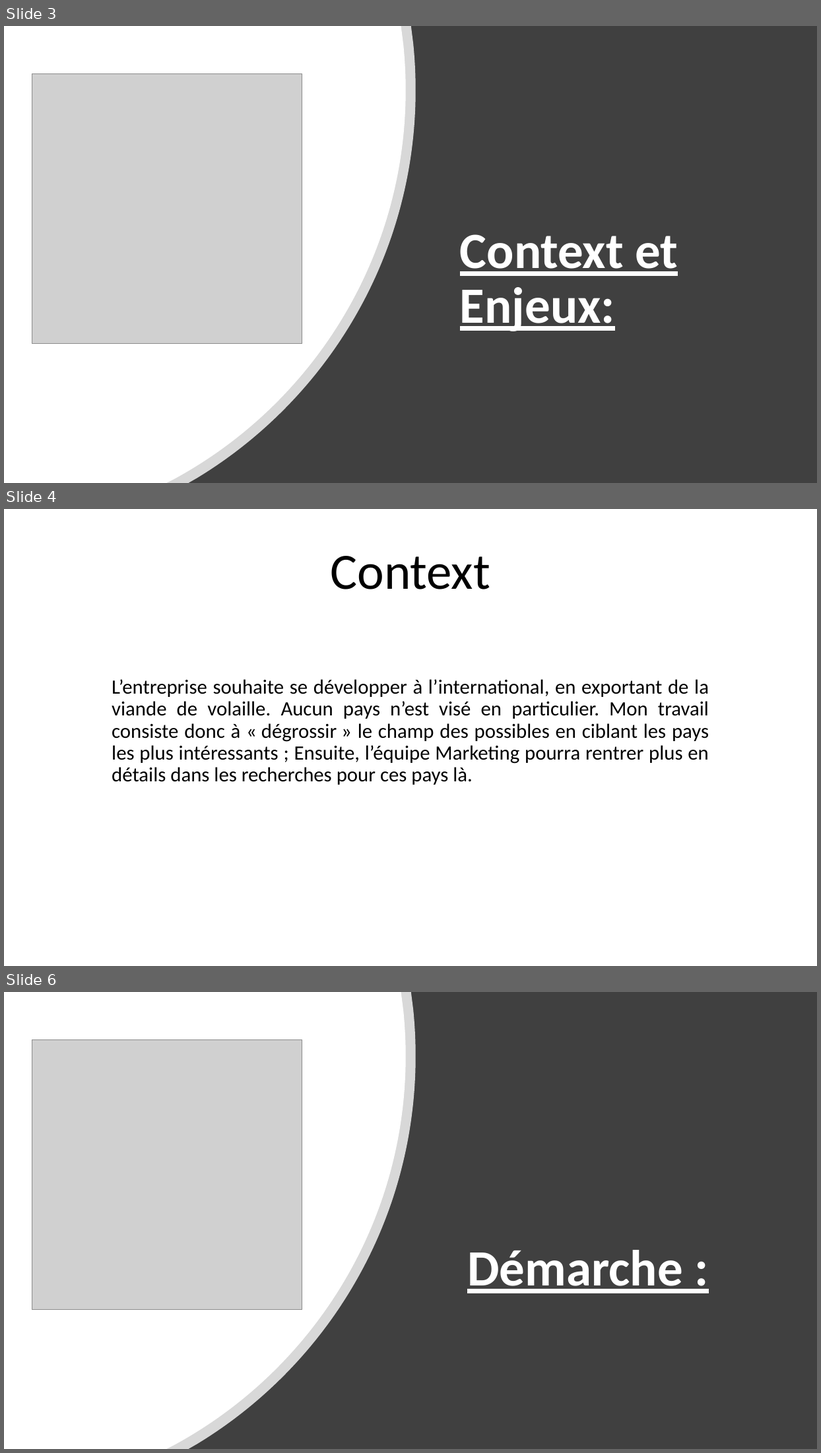
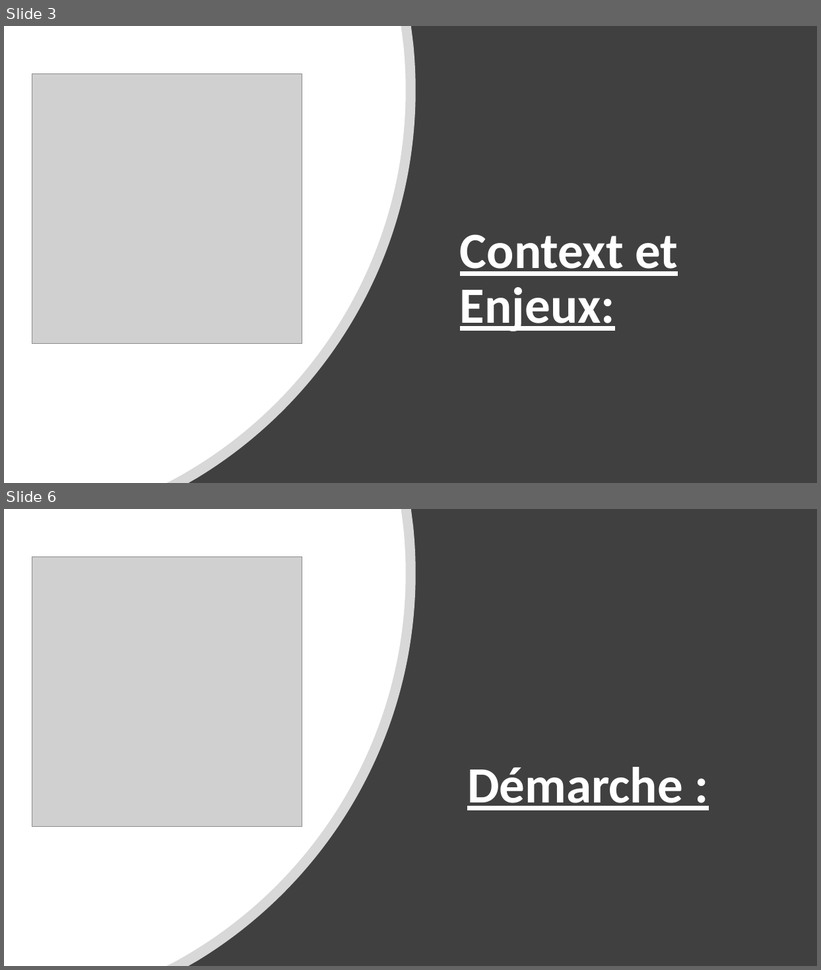
Before and after one commit to Julien-paulet/Projet_5_effectuez_une_etude_de_marche, a slide deck: Projet_5_présentation.pptx. Shown one above the other, each under a label of ours: slides 3, 4 and 6 before the commit, slides 3 and 6 after it; the slides between them are not shown. The pictures are 821x1453 and 821x970 pixels, drawn with LibreOffice and Linux fonts; fonts in the diff are those of the drawing; grey boxes stand for pictures. Boxes give left, top, right and bottom in pixels: in the first picture for what was removed or moved away, otherwise in the second. Text is boxed around its words. In the diff, an @@ line names an element or a change of style, - is before the commit and + after.

```diff
--- a/Projet_5_présentation.pptx
+++ b/Projet_5_présentation.pptx
@@ slide 4 removed at box(4, 509, 817, 966), background #FFFFFF @@
@@ title removed at box(331, 556, 491, 590) @@
-Context
@@ subtitle removed at box(112, 679, 709, 785) @@
-L’entreprise souhaite se développer à l’international, en exportant de la viande de volaille. Aucun pays n’est visé en particulier. Mon travail consiste donc à « dégrossir » le champ des possibles en ciblant les pays les plus intéressants ; Ensuite, l’équipe Marketing pourra rentrer plus en détails dans les recherches pour ces pays là.
```
Also in this commit, not shown: 3 slides changed, 1 slide added, 1 other file.
